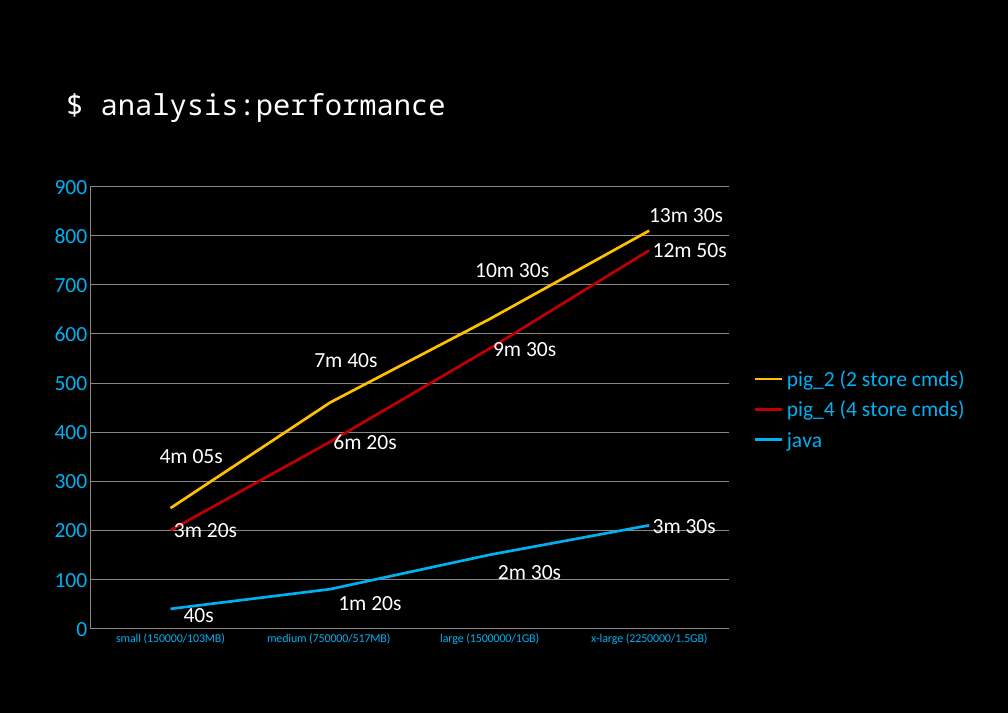
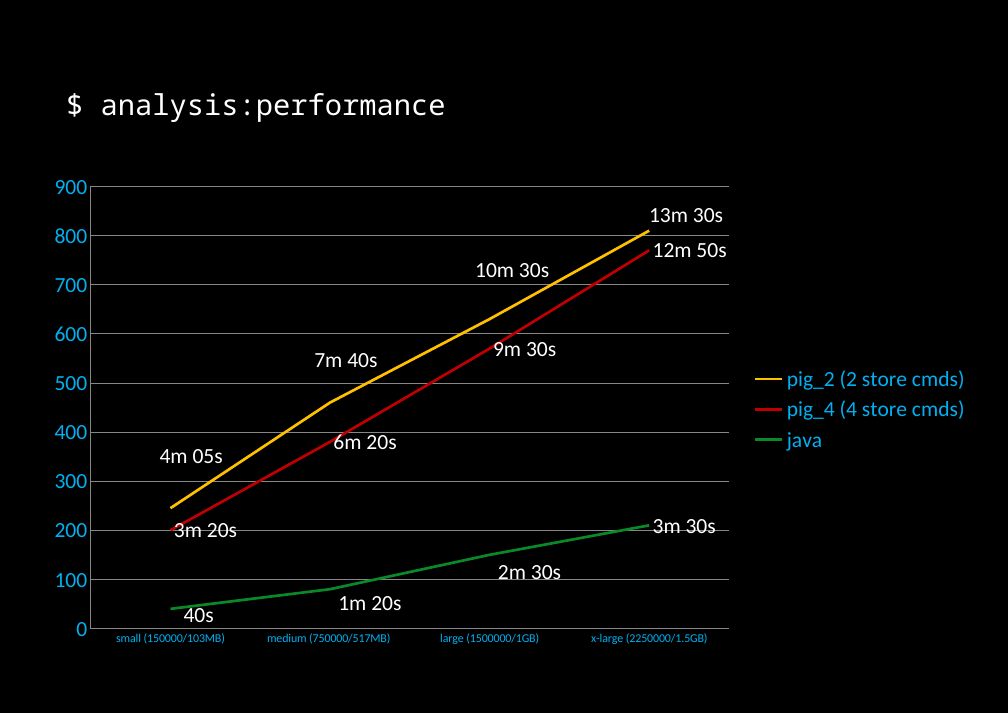
Before and after one commit to dzamurovic/coding-serbia-2014, a slide deck: slide 44 of coding-serbia.pptx (slide 39 before the commit). Drawn at 1008x713 pixels with LibreOffice and Linux fonts; fonts in the diff are those of the drawing. Boxes give left, top, right and bottom in pixels: in the first picture for what was removed or moved away, otherwise in the second. Text is boxed around its words. In the diff, an @@ line names an element or a change of style, - is before the commit and + after.

```diff
--- a/coding-serbia.pptx
+++ b/coding-serbia.pptx
@@ line chart at box(35, 164, 980, 655) @@
@@ colour of java #00B0F0 to #098927 @@
```
Also in this commit, not shown: 3 other slides changed, 5 slides added.
